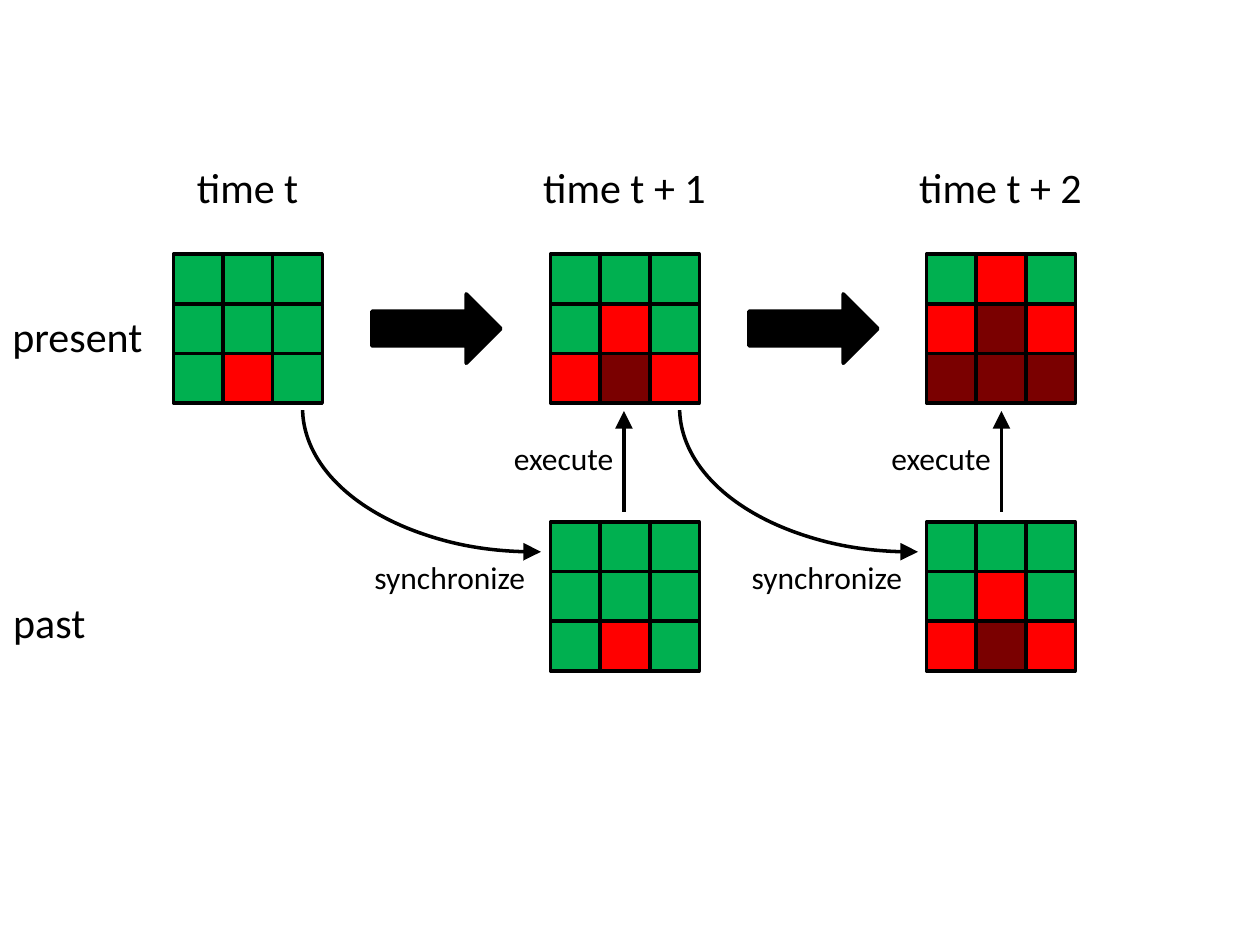
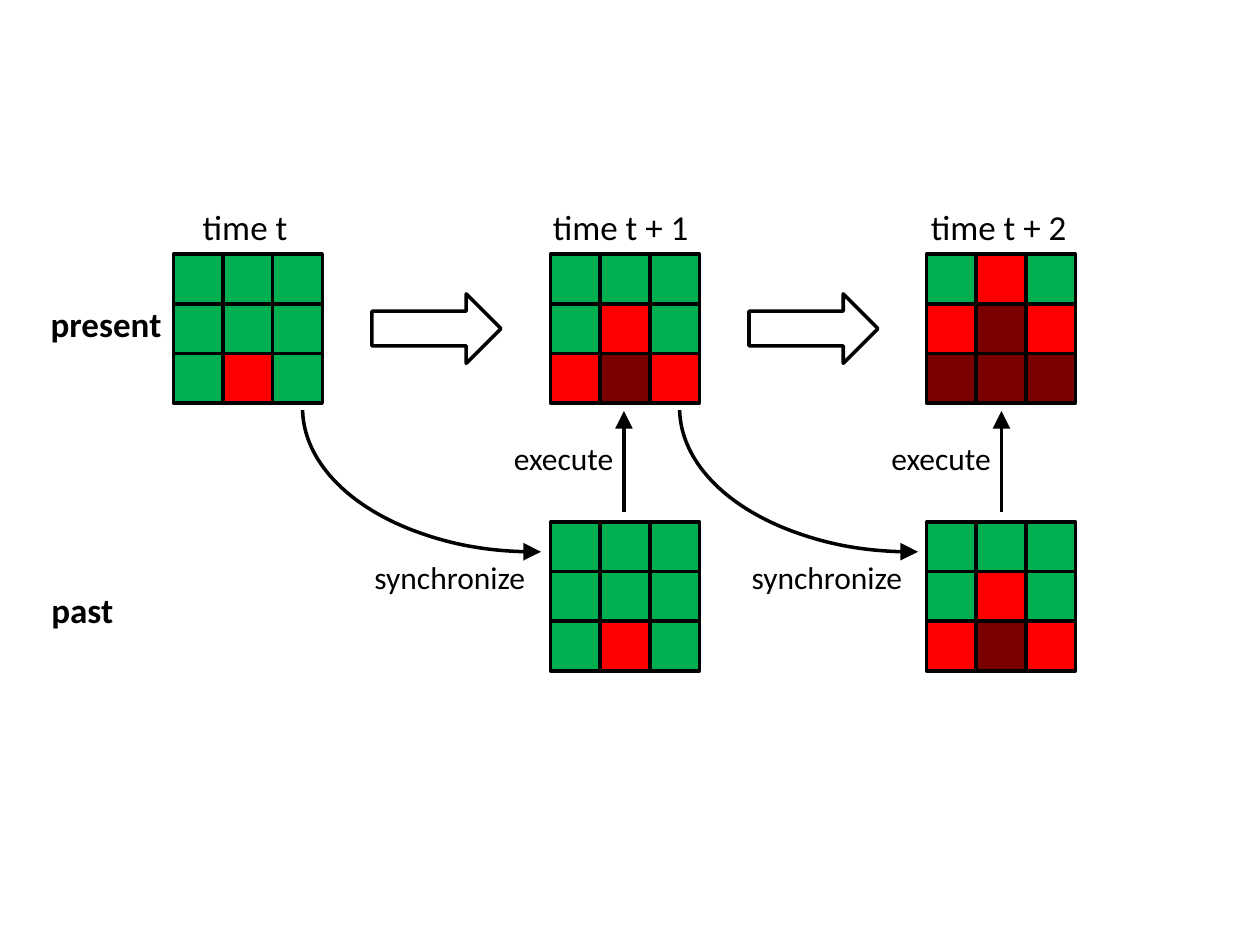
Before and after one commit to TerraME/docs-terrame, a slide deck: slide 1 of AnIntroductionToTerraME/synchronize.pptx. Drawn at 1260x945 pixels with LibreOffice and Linux fonts; fonts in the diff are those of the drawing. Boxes give left, top, right and bottom in pixels: in the first picture for what was removed or moved away, otherwise in the second. Text is boxed around its words. In the diff, an @@ line names an element or a change of style, - is before the commit and + after.

```diff
--- a/AnIntroductionToTerraME/synchronize.pptx
+++ b/AnIntroductionToTerraME/synchronize.pptx
@@ text "time t": place and size @@
-text "time t" at bbox=[197, 174, 298, 204]
+text "time t" at bbox=[203, 216, 288, 241]
@@ size 24 to 20 pt in 3 elements at bbox=[203, 216, 288, 241], bbox=[931, 216, 1067, 241], bbox=[553, 216, 689, 241] @@
@@ text "time t + 1": place and size @@
-text "time t + 1" at bbox=[543, 174, 705, 204]
+text "time t + 1" at bbox=[553, 216, 689, 241]
@@ text "time t + 2": place and size @@
-text "time t + 2" at bbox=[919, 174, 1081, 204]
+text "time t + 2" at bbox=[931, 216, 1067, 241]
@@ text "present": place and size @@
-text "present" at bbox=[12, 325, 142, 359]
+text "present" at bbox=[51, 315, 162, 343]
@@ text "present" at bbox=[51, 315, 162, 343]: size 24 to 20 pt, bold on @@
@@ right arrow at bbox=[372, 294, 500, 363]: fill #000000 to #FFFFFF @@
@@ right arrow at bbox=[748, 294, 877, 363]: fill #000000 to #FFFFFF @@
@@ text "past" at bbox=[51, 601, 113, 629]: size 24 to 20 pt, bold on @@
@@ text "past": place and size @@
-text "past" at bbox=[13, 611, 85, 645]
+text "past" at bbox=[51, 601, 113, 629]
```
Also in this commit, not shown: 1 other file.
